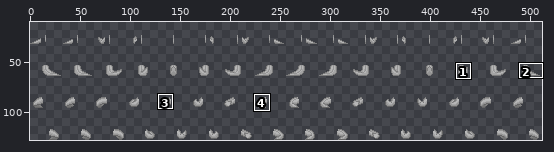
Sprite sheet, stored at Resources/Textures/Mobs/Customization/reptilian_parts.rsi/tail_large_wagging.png. The picture above shows the old version from afar; the outline marks the close-up.
Close-up. As it was:
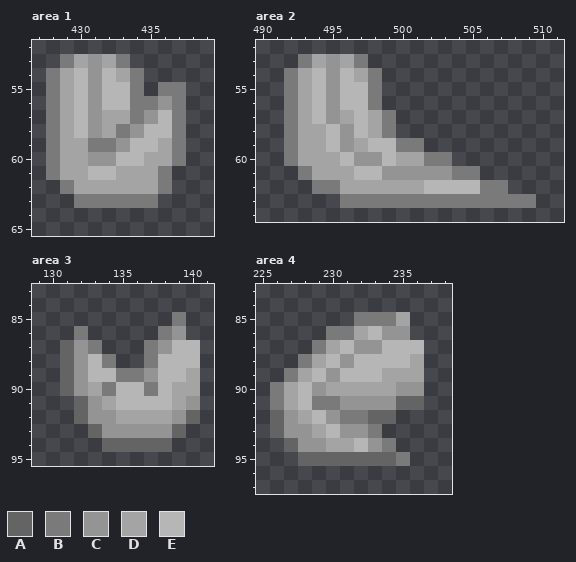
The file is 512x128 pixels. Pixels under 10% opacity are left out. Colours within 5 levels of each other are drawn and written as one. Shown: area 1: x 427..439, y 52..65; area 2: x 490..511, y 52..64; area 3: x 129..141, y 83..95; area 4: x 225..238, y 83..97. The wide view leaves out empty margins. The commit also changed other parts of the picture, which this record leaves out.
Palette (. is transparent): A #646464  B #7a7a7a  C #949494  D #a4a4a4  E #b6b6b6
After the commit:
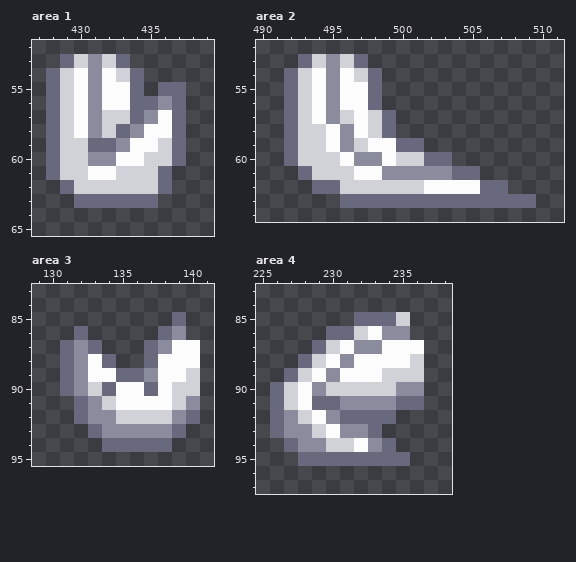
The exact change:
colour B: #7a7a7a -> #68697d
colour C: #949494 -> #8a8b9d
colour D: #a4a4a4 -> #d1d1d8
colour E: #b6b6b6 -> #fcfcfd
Area 3:
y 87..90: x 131 A -> B
y 91: x 132 A -> B
y 92: x 132 A -> B; x 140 A -> B
y 93: x 133 A -> B; x 139 A -> B
y 94: x 134..138 AAAAA -> BBBBB
Area 4:
y 91: x 235..236 AA -> BB
y 92: x 226 A -> B; x 233..234 AA -> BB
y 93: x 226 A -> B
y 94: x 227 A -> B
y 95: x 228..234 AAAAAAA -> BBBBBBB
Pixel boxes of the changes (left, top, right, bottom) in both close-ups:
changed: (46, 54, 186, 208)
changed: (284, 54, 536, 208)
changed: (60, 312, 200, 452)
changed: (270, 312, 424, 466)
